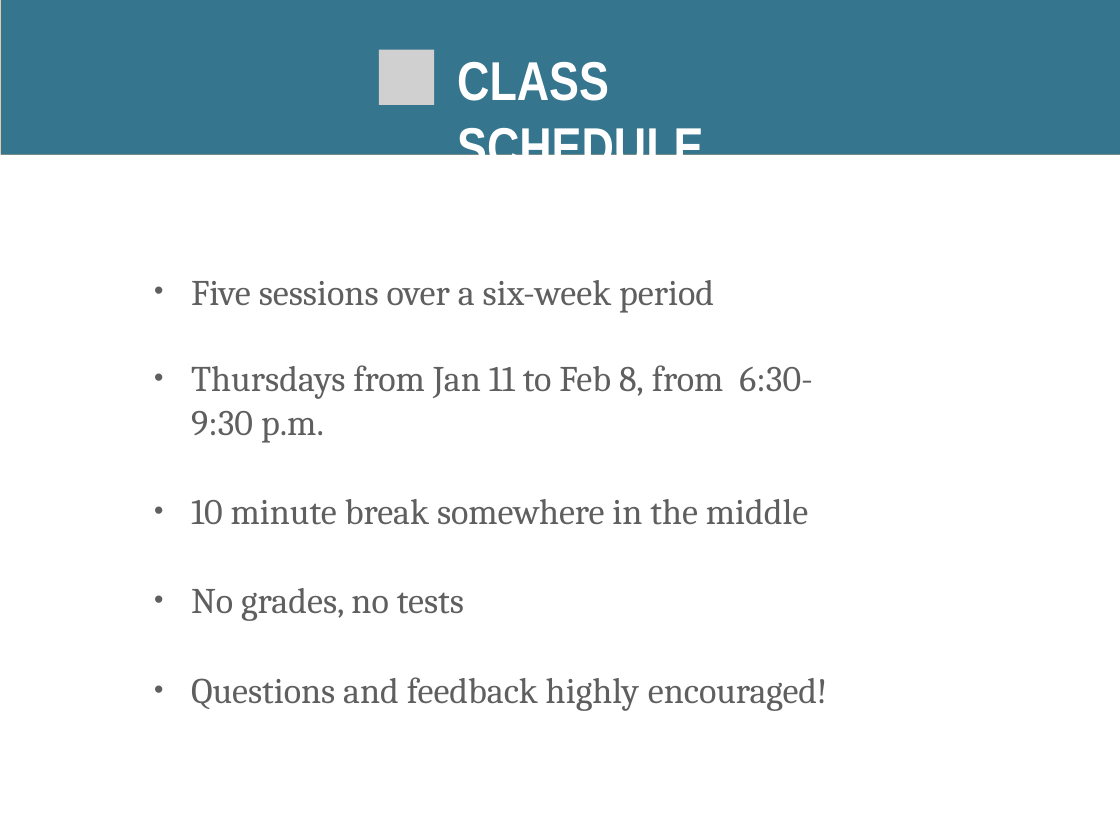
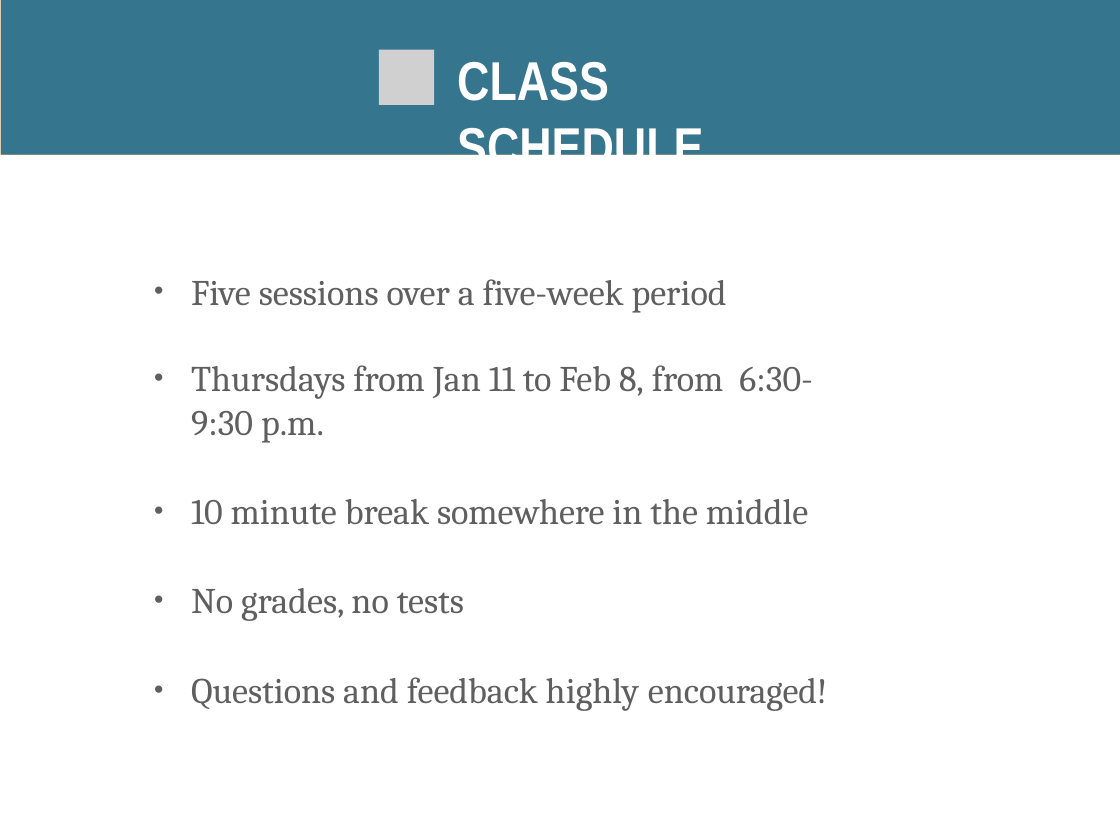
Before and after one commit to skornfeld/svc-class-jan-2018, a slide deck: slide 3 of slides/week-1.pptx. Drawn at 1120x840 pixels with LibreOffice and Linux fonts; fonts in the diff are those of the drawing; grey boxes stand for pictures. Boxes give left, top, right and bottom in pixels: in the first picture for what was removed or moved away, otherwise in the second. Text is boxed around its words. In the diff, an @@ line names an element or a change of style, - is before the commit and + after.

```diff
--- a/slides/week-1.pptx
+++ b/slides/week-1.pptx
@@ text at (191,279,727,313): text changed @@
-• Five sessions over a six-week period
+• Five sessions over a five-week period
```
Also in this commit, not shown: 1 other slide changed, 1 other file.
